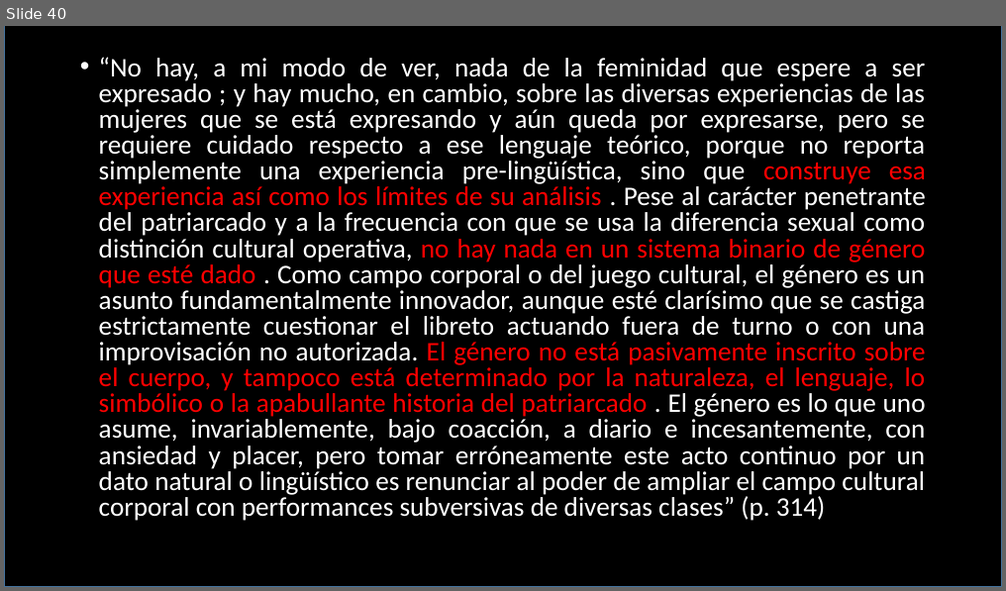
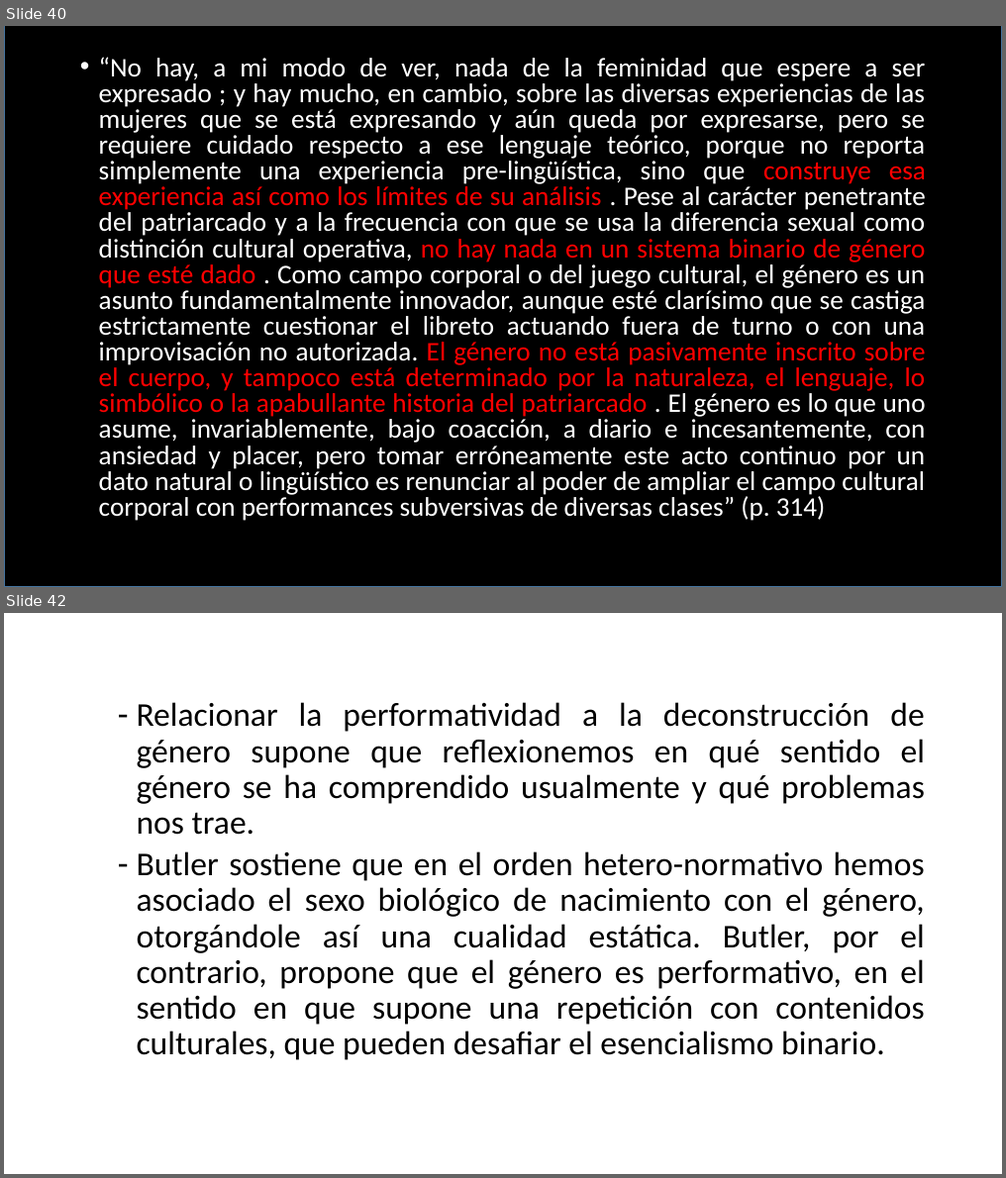
Before and after one commit to zaboltar/zaboltar.github.io, a slide deck: assets uarm/2019 sol-penscri-justfilpol/Judith Butler.pptx. Shown one above the other, each under a label of ours: slide 40 before the commit, slides 40 and 42 after it; the slides between them are not shown. The pictures are 1006x591 and 1006x1178 pixels, drawn with LibreOffice and Linux fonts; fonts in the diff are those of the drawing. Boxes give left, top, right and bottom in pixels: in the first picture for what was removed or moved away, otherwise in the second. Text is boxed around its words. In the diff, an @@ line names an element or a change of style, - is before the commit and + after.

```diff
--- a/assets uarm/2019 sol-penscri-justfilpol/Judith Butler.pptx
+++ b/assets uarm/2019 sol-penscri-justfilpol/Judith Butler.pptx
@@ slide 42 added at [4, 613, 1002, 1174], background #FFFFFF @@
@@ text added at [137, 702, 925, 1060], 32 pt, text #000000 @@
+  – Relacionar la performatividad a la deconstrucción de género supone que reflexionemos en qué sentido el género se ha comprendido usualmente y qué problemas nos trae.
+  – Butler sostiene que en el orden hetero-normativo hemos asociado el sexo biológico de nacimiento con el género, otorgándole así una cualidad estática. Butler, por el contrario, propone que el género es performativo, en el sentido en que supone una repetición con contenidos culturales, que pueden desafiar el esencialismo binario.
```
Also in this commit, not shown: 3 other slides added, 6 other files.
